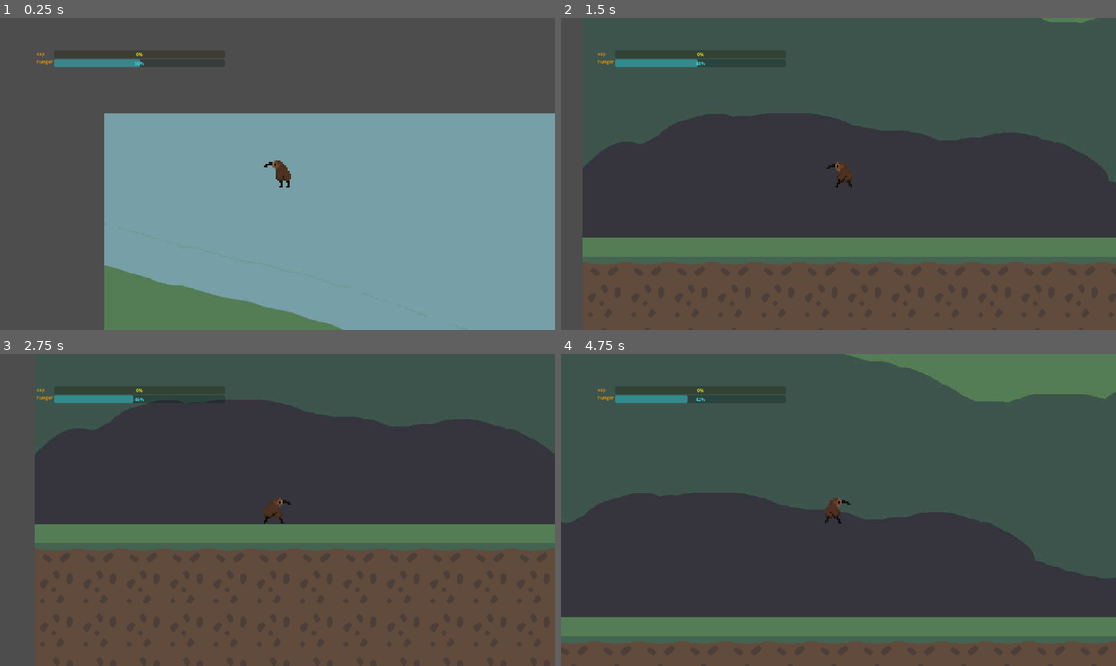
Above: before the commit, frames 1-4 (two rows, left to right).
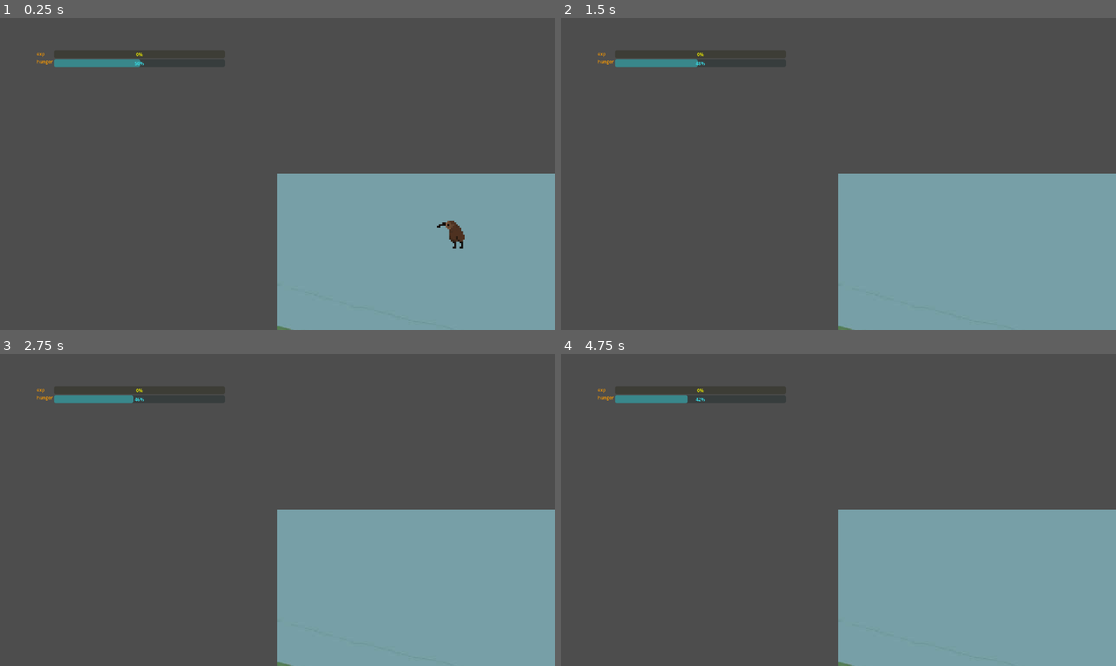
Above: after the commit, the same moments.

Repository: 2192375d/spring2djam
Game: Godot game, scene res://world/World.tscn
Two runs of this game, one before a commit and one after it. Both use one fixed random seed, a clock stepped at 60 frames per second and the inputs below. The engine's default icon, where the game draws it, is replaced by a stand-in: a white triangle on a blue panel in a dark square.
Inputs:
- Up to frame 1 (0.25 s): no input
- Up to frame 2 (1.5 s): hold D (right) from 0.53 s (still down); tap W (up) at 0.6, 0.77, 1.07 s; tap Space (space) at 1.35 s
- Up to frame 3 (2.75 s): tap W (up) at 1.52, 1.55, 1.82, 2.1 s; release D (right) at 2.03 s; hold A (left) from 2.03 s (still down)
- Up to frame 4 (4.75 s): release A (left) at 2.78 s; hold D (right) 2.78-4.28 s; tap Space (space) at 2.85, 4.35 s; tap W (up) at 3.02, 3.05, 3.32, 3.6, 3.77, 4.07, 4.52, 4.55 s; hold A (left) from 4.28 s (still down)

The runs differ from the first frame. In frame 1, 32% of the frame differs, in the area x 18-100%, y 30-100%; in frame 2, 29%; in frame 3, 29%; in frame 4, 34%, in the area x 0-100%, y 0-100%.

Commit message:
fix: stuffs

Diff:
--- a/autoloads/constants.gd
+++ b/autoloads/constants.gd
@@ -4,6 +4,7 @@
 var JUMP_SPEED: float = 100.0
 
 enum FoodHierarchy {
+	SEED = -1,
 	TIER0 = 0,
 	TIER1 = 1,
 	TIER2 = 2,
@@ -18,12 +19,32 @@
 	HIGH = 1,
 }
 enum EntityID {
+	SEEDS = -100,
+	BERRIES = -99,
+	EGGS = -98,
+
+	# tier 0
 	WORM = 0,
+	BUTTERFLY = 1,
+
+	# tier 1
 	KIWI = 100,
-} # TODO: finish entities
+	DOVE = 101,
+	PIGEON = 102,
+	CROW = 103,
+
+	# tier 2
+	LOON = 201,
+	DUCK = 202,
+	GOOSE = 203,
+
+	# tier 3
+	HERON = 301,
+}
 
 var entity_dict: Dictionary[EntityID, PackedScene] = {
 	EntityID.WORM: load("uid://d2kw626g1cvh2"),
+
 	EntityID.KIWI: load("uid://n17g23ay3e7i"),
 }
 
--- a/entity/ground_animal.gd
+++ b/entity/ground_animal.gd
@@ -25,10 +25,10 @@
 	var x_direction: float = sign(Input.get_axis("left", "right"))
 	if x_direction < 0.0:
 		animation.play("walk")
-		animation.flip_h = true
+		animation.flip_h = false
 	elif x_direction > 0.0:
 		animation.play("walk")
-		animation.flip_h = false
+		animation.flip_h = true
 	else:
 		animation.play("idle")
 
--- a/player/player.gd
+++ b/player/player.gd
@@ -32,9 +32,6 @@
 func _ready() -> void:
 	var animal_scene: PackedScene = Constants.entity_dict.get(Constants.EntityID.KIWI)
 	animal = animal_scene.instantiate()
-	var camera: Camera2D = Camera2D.new()
-	camera.zoom = Vector2(3, 3)
-	animal.add_child(camera)
 	add_child(animal)
 
 	animal.position = Vector2(200, 30)
@@ -43,6 +40,19 @@
 	hunger_value = float(hunger_max) / 2
 	exp_max = animal.entity_resource.exp_max
 	exp_value = 0.0
+
+func _physics_process(delta: float) -> void:
+
+	if !animal:
+		return
+	if hunger_value < 0.0:
+		animal.die()
+		animal = null
+		return
+	if exp_value > exp_max:
+		# do level up
+		pass
+	animal.player_movement(delta)
 
 func change_playing_animal(animal_id: Constants.EntityID) -> void:
 	# change player as the correct animal
@@ -62,16 +72,6 @@
 
 	add_child(animal)
 
-func _physics_process(delta: float) -> void:
-
-	if !animal:
-		return
-	if hunger_value < 0.0:
-		animal.die()
-		animal = null
-		return
-	animal.player_movement(delta)
-
 func eat(experience: float, hunger: float) -> void:
 	exp_value = min(exp_max, exp_value + experience)
 	hunger_value = min(hunger_max, hunger_value + hunger)
--- a/world/World.tscn
+++ b/world/World.tscn
@@ -191,6 +191,9 @@
 [node name="HungerDrainTimer" type="Timer" parent="Player" unique_id=988556076]
 autostart = true
 
+[node name="Camera2D" type="Camera2D" parent="Player" unique_id=712486323]
+zoom = Vector2(3, 3)
+
 [node name="ForestStatic" type="TileMapLayer" parent="." unique_id=277792498]
 tile_map_data = PackedByteArray("AAAIABQAAAABAAAAAAAJABQAAAABAAAAAAAKABQAAAABAAAAAAALABQAAAABAAAAAAAMABQAAAABAAAAAAANAB …(9600 unchanged characters)…
 tile_set = SubResource("TileSet_txrfu")
Binary file removed: entity/friedegg.png
Not shown, removed: entity/friedegg.png.import
